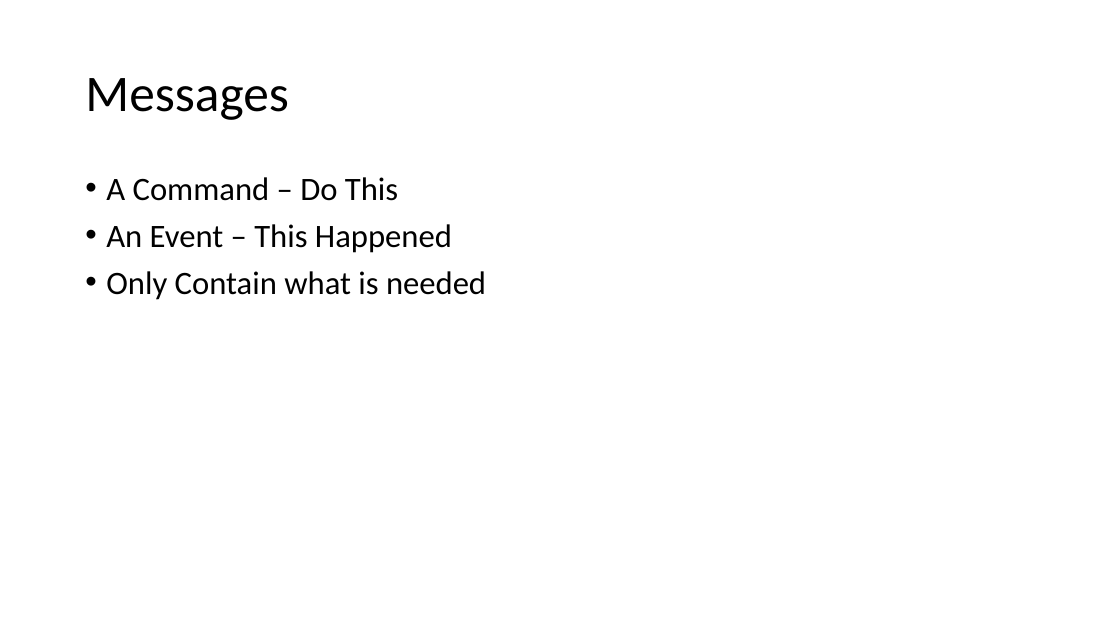
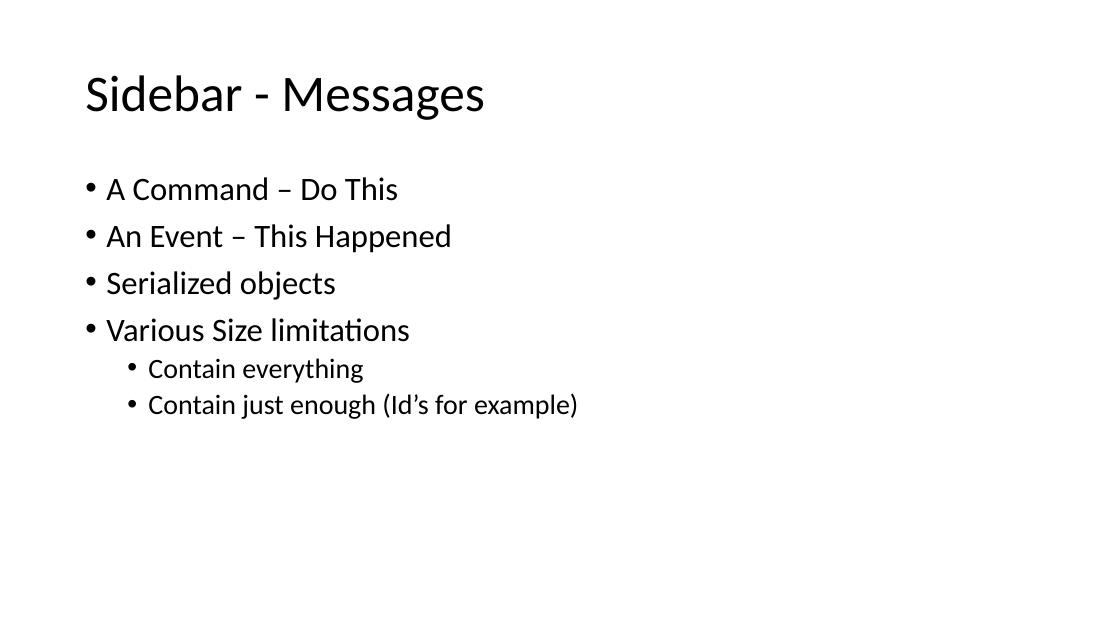
Before and after one commit to zaudtke/MessageQueuePresentation, a slide deck: slide 7 of slides/ThatMessageQueuesPresentation.pptx. Drawn at 1120x630 pixels with LibreOffice and Linux fonts; fonts in the diff are those of the drawing. Boxes give left, top, right and bottom in pixels: in the first picture for what was removed or moved away, otherwise in the second. Text is boxed around its words. In the diff, an @@ line names an element or a change of style, - is before the commit and + after.

```diff
--- a/slides/ThatMessageQueuesPresentation.pptx
+++ b/slides/ThatMessageQueuesPresentation.pptx
@@ title at box(85, 75, 484, 120): text changed @@
-Messages
+Sidebar - Messages
@@ text at box(106, 271, 578, 419): text changed; size 28 to 24 pt @@
-• Only Contain what is needed
+• Serialized objects
+• Various Size limitations
+  • Contain everything
+  • Contain just enough (Id’s for example)
```
Also in this commit, not shown: 12 other slides changed, 9 slides added, 10 slides removed.
